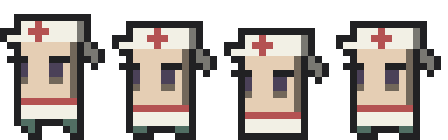
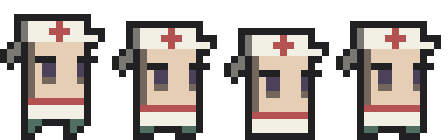
Comparing the layer stacks of the two (448, 140) images. Changes:
showed "farmer_right", painted on it over [0, 21, 441, 140]
hid "Layer 0", painted on it over [0, 21, 441, 140]
